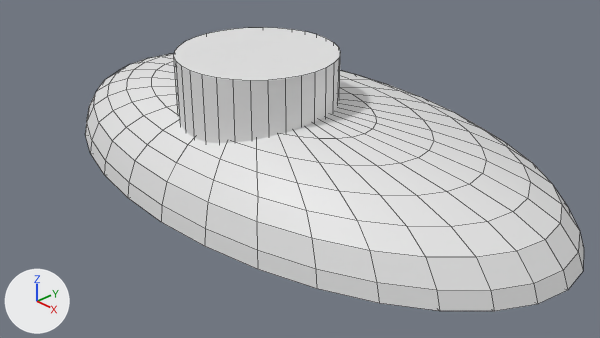
An edit to the Blender file antenna-cover.blend, drawn before and after from the same camera.
Camera for both pictures: the file's camera 'Camera'. Arrows for +X, +Y and +Z are at lower left; the lights stay in place. Mesh edges are drawn as thin lines.

The scene before the commit, as lines of its bpy script (objects in view):
```python
me_cylinder = bpy.data.meshes.new('Cylinder')
me_cylinder.from_pydata(...)  # a 32-sided cylinder along z spanning x -1.0..1.0, y -1.0..1.0, z -1.0..1.0
me_sphere = bpy.data.meshes.new('Sphere')
me_sphere.from_pydata(...)  # 257 vertices, 256 faces; spans x -1.0..1.0, y -1.0..1.0, z 0.0..0.73
ob_cylinder = bpy.data.objects.new('Cylinder', me_cylinder)
ob_cylinder.location = (0.0, -0.695, 0.751)
ob_sphere = bpy.data.objects.new('Sphere', me_sphere)
ob_sphere.location = (0.0, 0.0, 0.0)
ob_sphere.scale = (4.05, 2.25, 1.64)
_m = ob_sphere.modifiers.new('Solidify', 'SOLIDIFY')
_m.thickness = 0.05
_m.use_even_offset = True
```
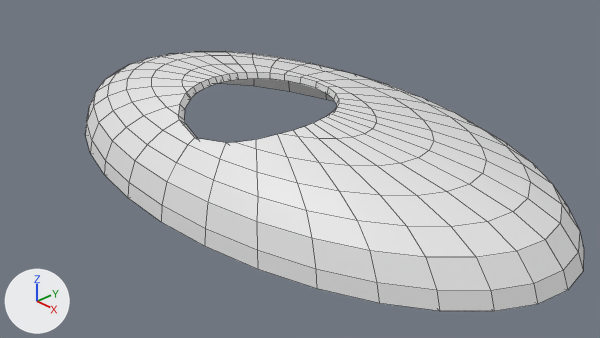
Pixel boxes [x1, y1, x2, y2] of what changed, in the pictures (600 x 338 px):
```json
{"object": "Sphere", "change": "reshaped", "before": [85, 54, 584, 311], "after": [85, 52, 584, 311]}
{"object": "Cylinder", "change": "deleted", "before": [174, 27, 340, 143]}
{"part": 1, "of": "me_sphere", "change": "cut back", "before": [145, 87, 376, 172], "after": [145, 64, 376, 172]}
```

The change, as JSON lines over the scene's bpy script:
```json
{"block": "me_sphere", "where": "# used by ob_sphere; location = (0.0, 0.0, 0.0); scale = (4.05, 2.25, 1.64)"}
{"op": "remove", "block": "me_sphere", "code": "me_sphere.from_pydata(...)  # 257 vertices, 256 faces; spans x -1.0..1.0, y -1.0..1.0, z 0.0..0.73"}
{"op": "add", "block": "me_sphere", "code": "me_sphere.from_pydata(...)  # 250 vertices, 216 faces; spans x -1.0..1.0, y -1.0..1.0, z 0.0..0.7"}
{"block": "me_sphere", "change": "me_sphere part 1"}
{"block": "me_sphere", "change": "43 vertices are removed from x -0.21..0.21, y -0.7..-0.04, z 0.61..0.73"}
{"block": "me_sphere", "change": "76 faces are deleted"}
{"block": "me_sphere", "change": "36 vertices are added at x -0.25..0.25, y -0.75..0.14, z 0.56..0.7"}
{"block": "me_sphere", "change": "36 new faces join them"}
{"op": "remove", "block": "ob_cylinder", "code": ["ob_cylinder = bpy.data.objects.new('Cylinder', me_cylinder)", "ob_cylinder.location = (0.0, -0.695, 0.751)"]}
```
